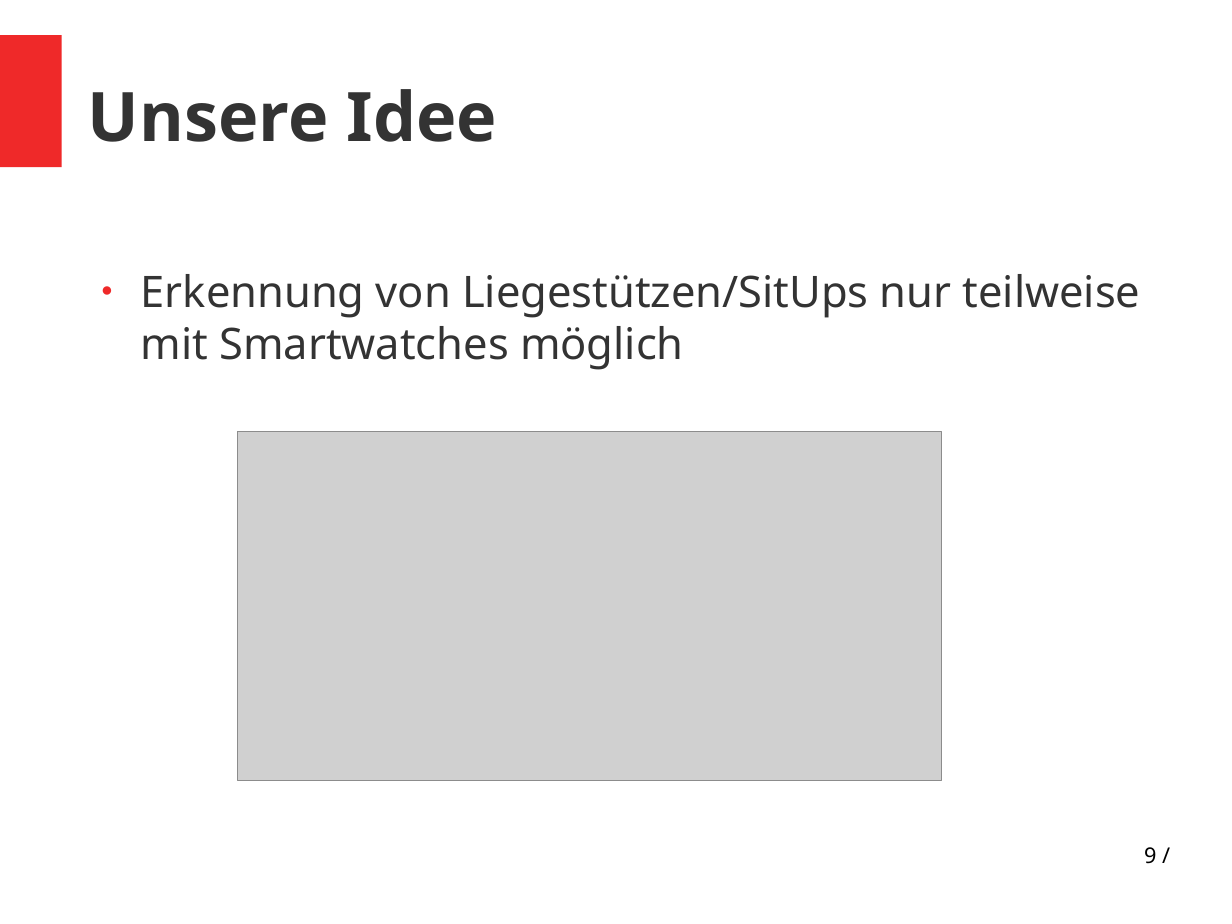
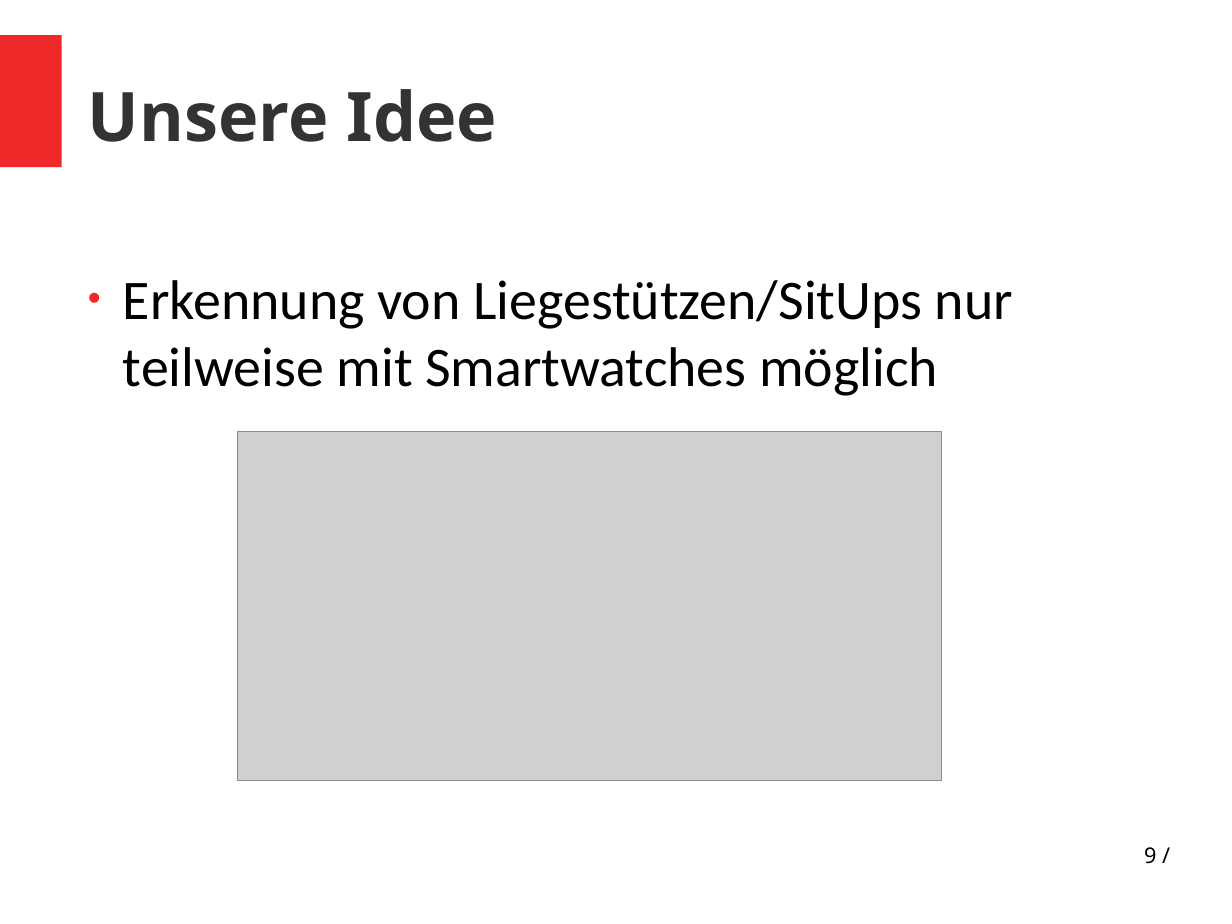
Before and after one commit to vlle1/dokumente-earablesKIT, a slide deck: slide 9 of Abschlusspräsi/Abschlusspräsi.odp. Drawn at 1232x924 pixels with LibreOffice and Linux fonts; fonts in the diff are those of the drawing; grey boxes stand for pictures. Boxes give left, top, right and bottom in pixels: in the first picture for what was removed or moved away, otherwise in the second. Text is boxed around its words. In the diff, an @@ line names an element or a change of style, - is before the commit and + after.

```diff
--- a/Abschlusspräsi/Abschlusspräsi.odp
+++ b/Abschlusspräsi/Abschlusspräsi.odp
@@ text "Erkennung von Liegestützen/SitUps nur teilweise ..." at (123,280,1013,396): size 28 to 36 pt, font Noto Sans to Calibri, text colour #333333 to #000000; bullet ● to • @@
```
Also in this commit, not shown: 2 other slides changed.
